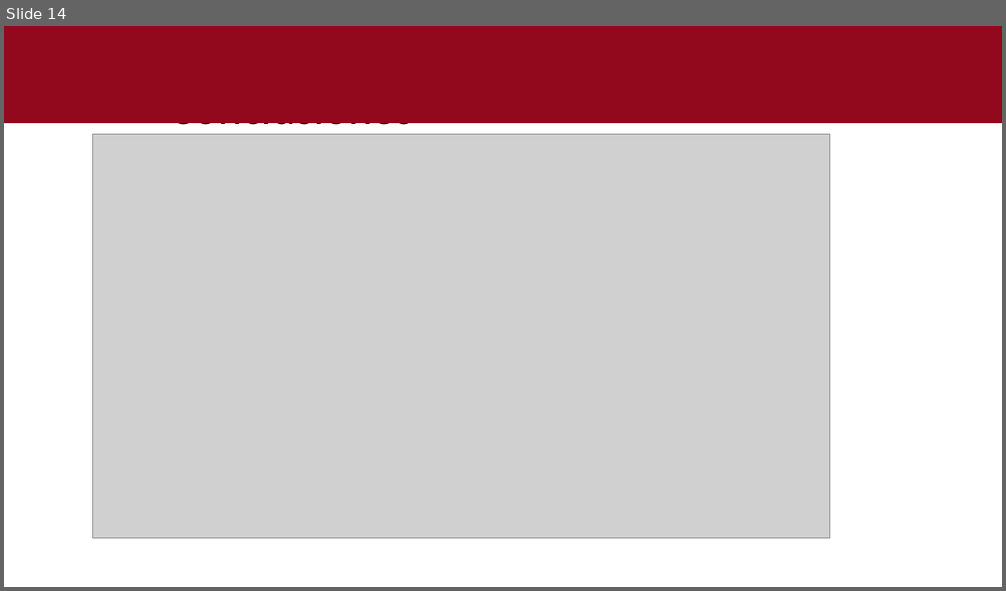
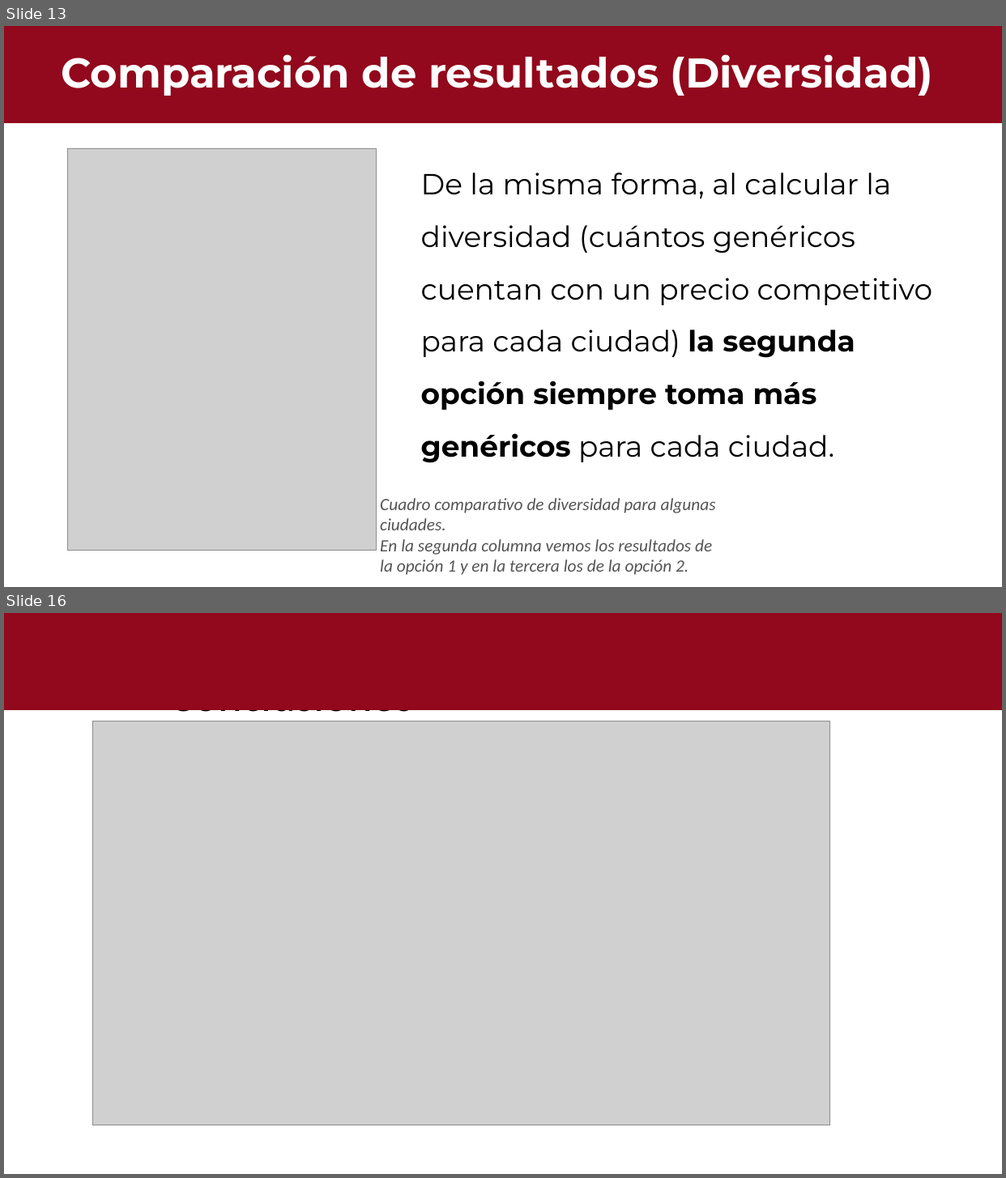
Before and after one commit to Enrique-2003SS/INPC_Regresi-n, a slide deck: outputs/INPC.pptx. Shown one above the other, each under a label of ours: slide 14 before the commit, slides 13 and 16 after it; the slides between them are not shown. The pictures are 1006x591 and 1006x1178 pixels, drawn with LibreOffice and Linux fonts; fonts in the diff are those of the drawing; grey boxes stand for pictures. Boxes give left, top, right and bottom in pixels: in the first picture for what was removed or moved away, otherwise in the second. Text is boxed around its words. In the diff, an @@ line names an element or a change of style, - is before the commit and + after.

```diff
--- a/outputs/INPC.pptx
+++ b/outputs/INPC.pptx
@@ slide 13 added at [4, 26, 1002, 587], background #FFFFFF @@
@@ rectangle added at [4, 26, 1002, 122], fill #92081C, outline #92081C 1 pt @@
@@ text added at [61, 54, 933, 96], 40 pt, text #FFFFFF, bold @@
+Comparación de resultados (Diversidad)
@@ picture added at [68, 149, 376, 551] @@
@@ text added at [421, 173, 932, 463], 28 pt, text #000000 @@
+De la misma forma, al calcular la diversidad (cuántos genéricos cuentan con un precio competitivo para cada ciudad) la segunda opción siempre toma más genéricos para cada ciudad.
@@ text added at [380, 498, 716, 575], 16.6 pt, text #545454, italic @@
+Cuadro comparativo de diversidad para algunas ciudades.
+En la segunda columna vemos los resultados de la opción 1 y en la tercera los de la opción 2.
@@ what was slide 14 is now slide 16 @@
```
Also in this commit, not shown: 7 slides changed, 1 other slide added.
